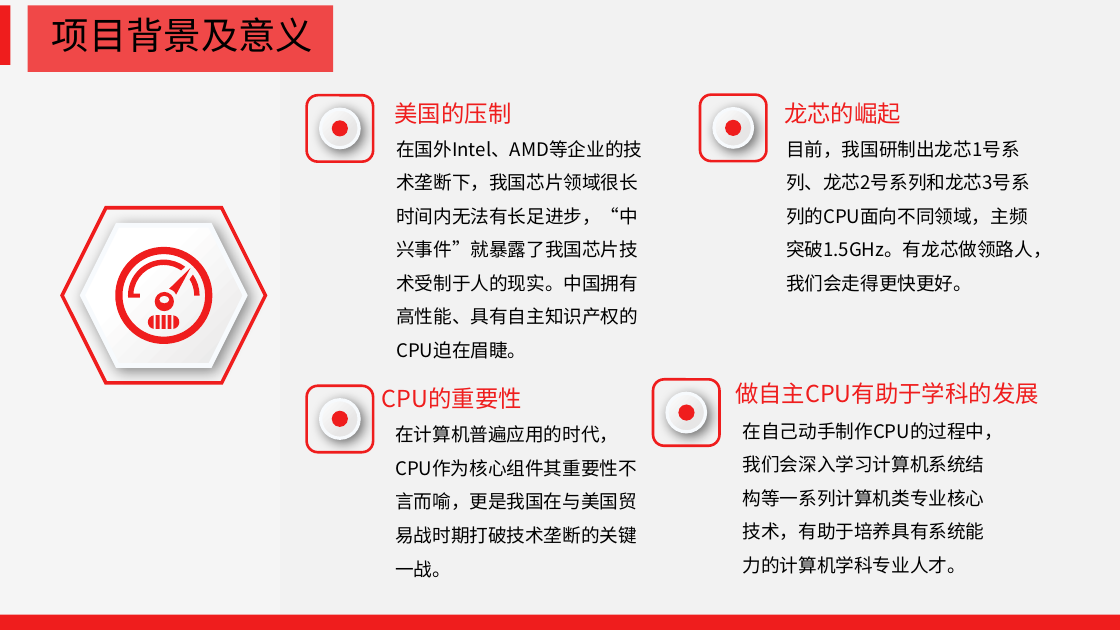
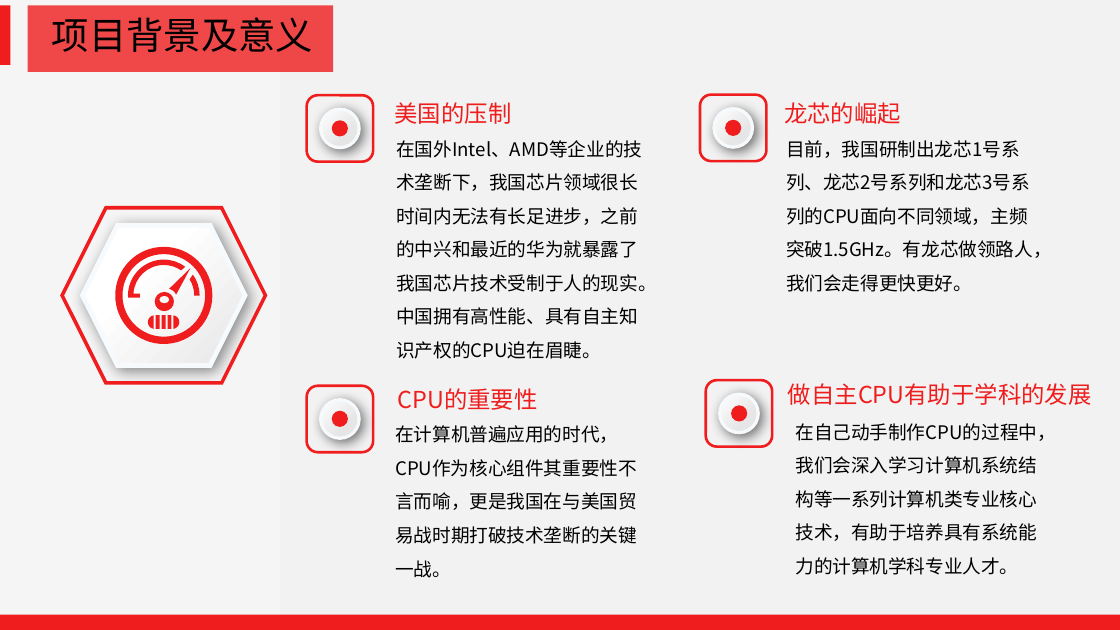
Before and after one commit to CherryYang05/OpenMIPS_CPU, a slide deck: slide 4 of 项目答辩.pptx. Drawn at 1120x630 pixels with LibreOffice and Linux fonts; fonts in the diff are those of the drawing. Boxes give left, top, right and bottom in pixels: in the first picture for what was removed or moved away, otherwise in the second. Text is boxed around its words. In the diff, an @@ line names an element or a change of style, - is before the commit and + after.

```diff
--- a/项目答辩.pptx
+++ b/项目答辩.pptx
@@ text at [396, 140, 656, 359]: text changed @@
-在国外Intel、AMD等企业的技术垄断下，我国芯片领域很长时间内无法有长足进步，“中兴事件”就暴露了我国芯片技术受制于人的现实。中国拥有高性能、具有自主知识产权的CPU迫在眉睫。
+在国外Intel、AMD等企业的技术垄断下，我国芯片领域很长时间内无法有长足进步，之前的中兴和最近的华为就暴露了我国芯片技术受制于人的现实。中国拥有高性能、具有自主知识产权的CPU迫在眉睫。
@@ text "CPU的重要性": place and size @@
-text "CPU的重要性" at [382, 387, 522, 409]
+text "CPU的重要性" at [397, 388, 537, 410]
@@ 2 texts, 1 ellipse, 1 rounded rectangle: place and size @@
-2 texts, 1 ellipse, 1 rounded rectangle at [653, 380, 1039, 574]
+2 texts, 1 ellipse, 1 rounded rectangle at [706, 381, 1092, 575]
@@ ellipse: place and size @@
-ellipse at [679, 405, 695, 421]
+ellipse at [731, 406, 747, 422]
```
Also in this commit, not shown: 4 other slides changed.
